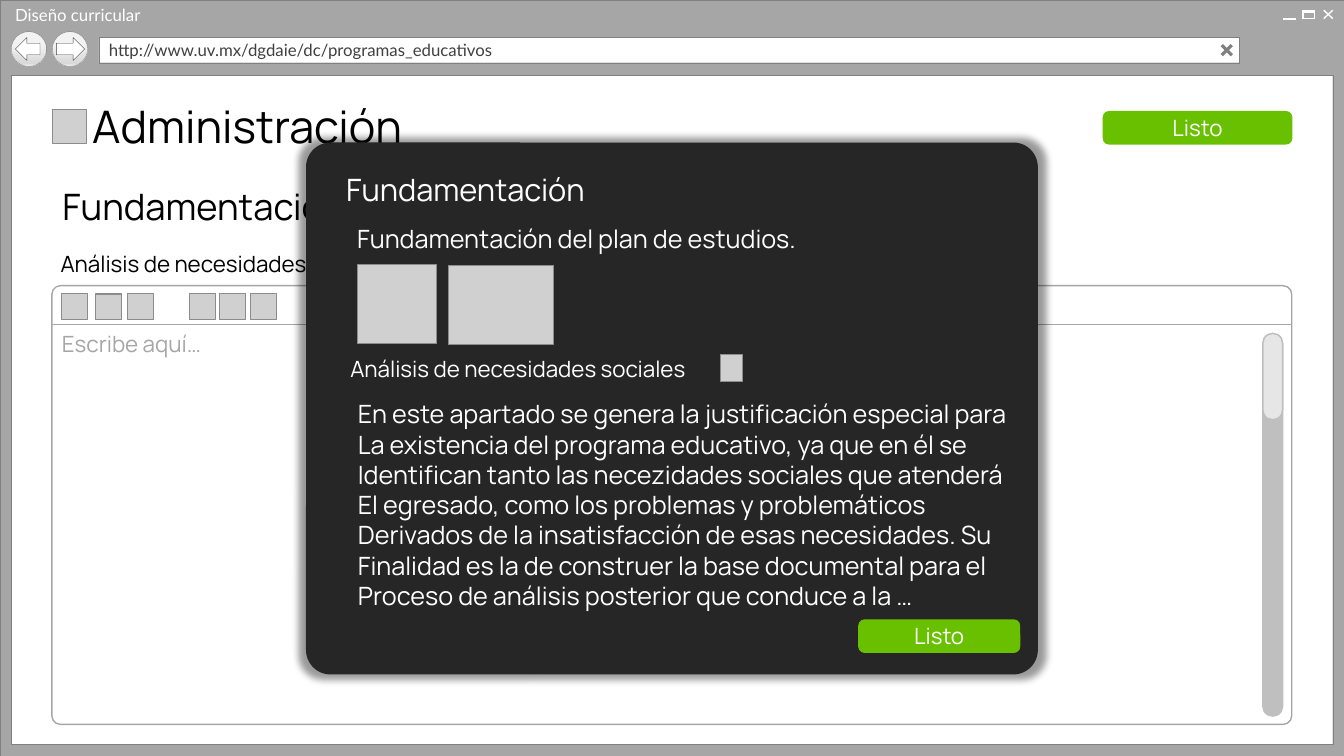
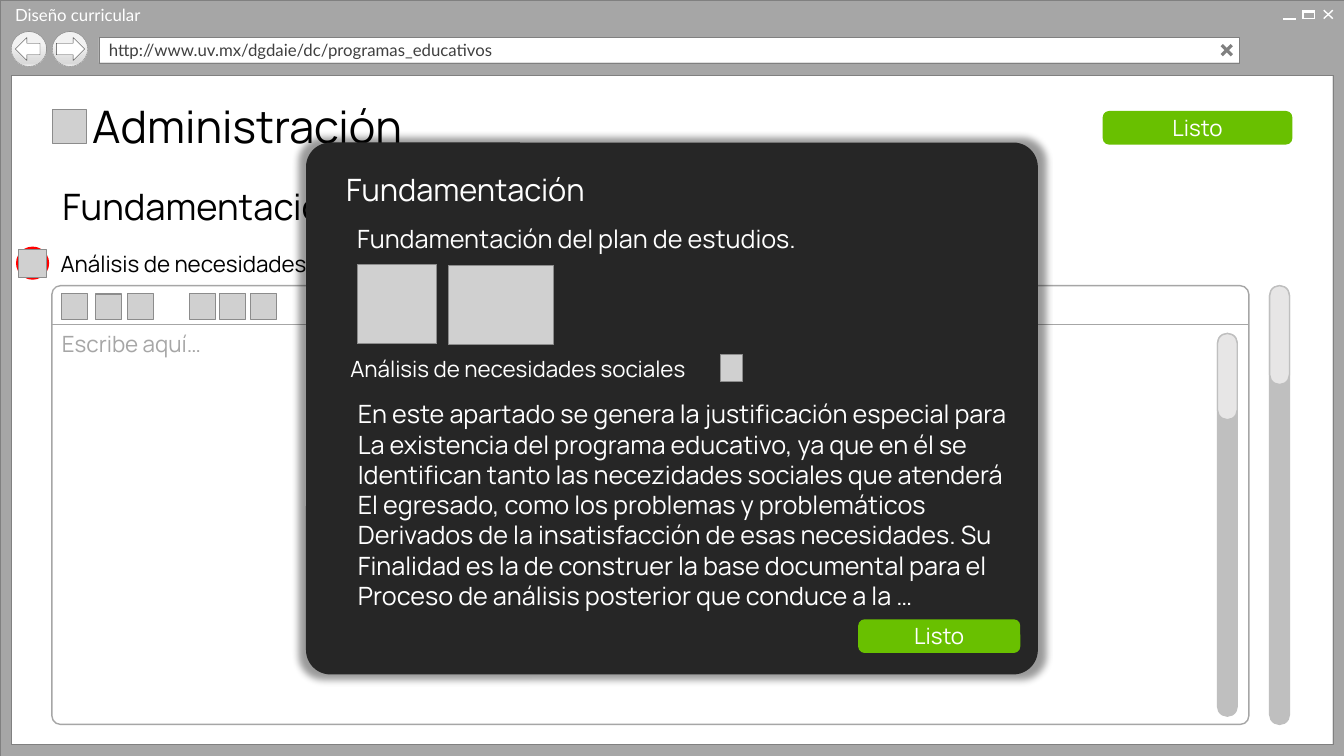
Before and after one commit to Senzho/DISENO_CURRICULAR_SS_05_2019, a slide deck: slide 23 of Diseño/Prototipos V2.pptx. Drawn at 1344x756 pixels with LibreOffice and Linux fonts; fonts in the diff are those of the drawing; grey boxes stand for pictures; background and template pictures are left out. Boxes give left, top, right and bottom in pixels: in the first picture for what was removed or moved away, otherwise in the second. Text is boxed around its words. In the diff, an @@ line names an element or a change of style, - is before the commit and + after.

```diff
--- a/Diseño/Prototipos V2.pptx
+++ b/Diseño/Prototipos V2.pptx
@@ ellipse added at [17, 247, 48, 278], fill #FF0000, outline #FF0000 1 pt @@
@@ picture added at [19, 250, 47, 278] @@
@@ rounded rectangle: place and size @@
-rounded rectangle at [51, 285, 1292, 724]
+rounded rectangle at [51, 285, 1248, 724]
@@ rounded rectangle: place and size @@
-rounded rectangle at [1263, 334, 1284, 717]
+rounded rectangle at [1270, 285, 1291, 724]
@@ rounded rectangle: place and size @@
-rounded rectangle at [1263, 334, 1284, 420]
+rounded rectangle at [1270, 285, 1291, 384]
@@ line moved from (51, 325) - (1292, 325) to (51, 325) - (1249, 325) @@
@@ rounded rectangle added at [1218, 334, 1238, 717], fill #BFBFBF, outline #BFBFBF 1 pt @@
@@ rounded rectangle added at [1218, 334, 1238, 420], fill #E7E6E6, outline #BFBFBF 1 pt @@
```
Also in this commit, not shown: 5 other slides changed, 2 slides added, 1 other file.
